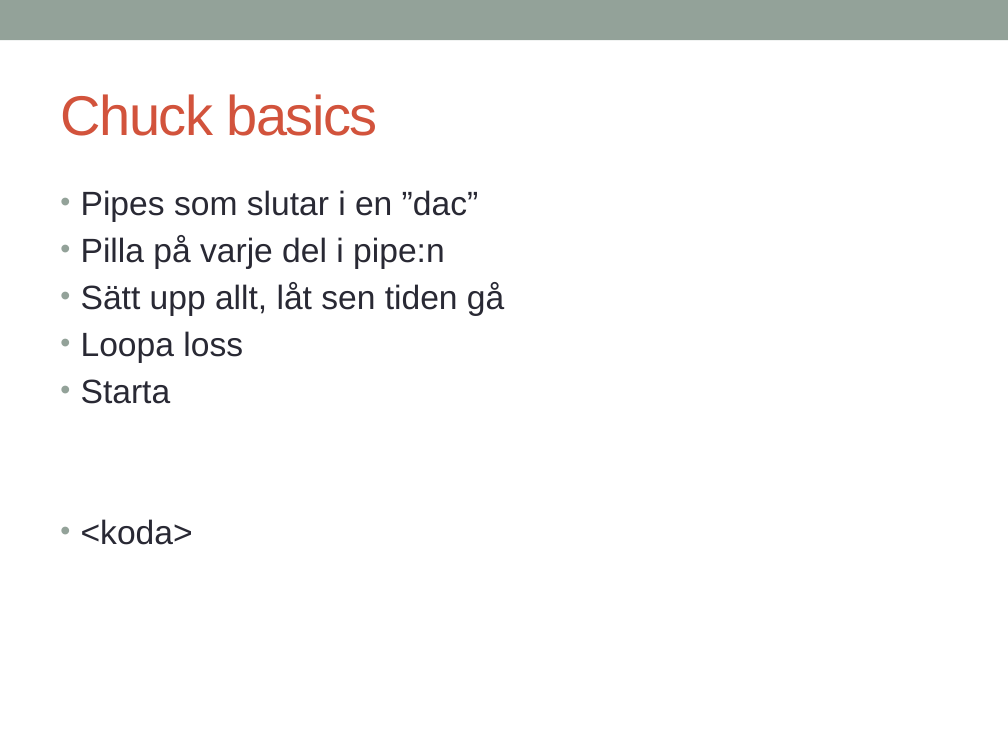
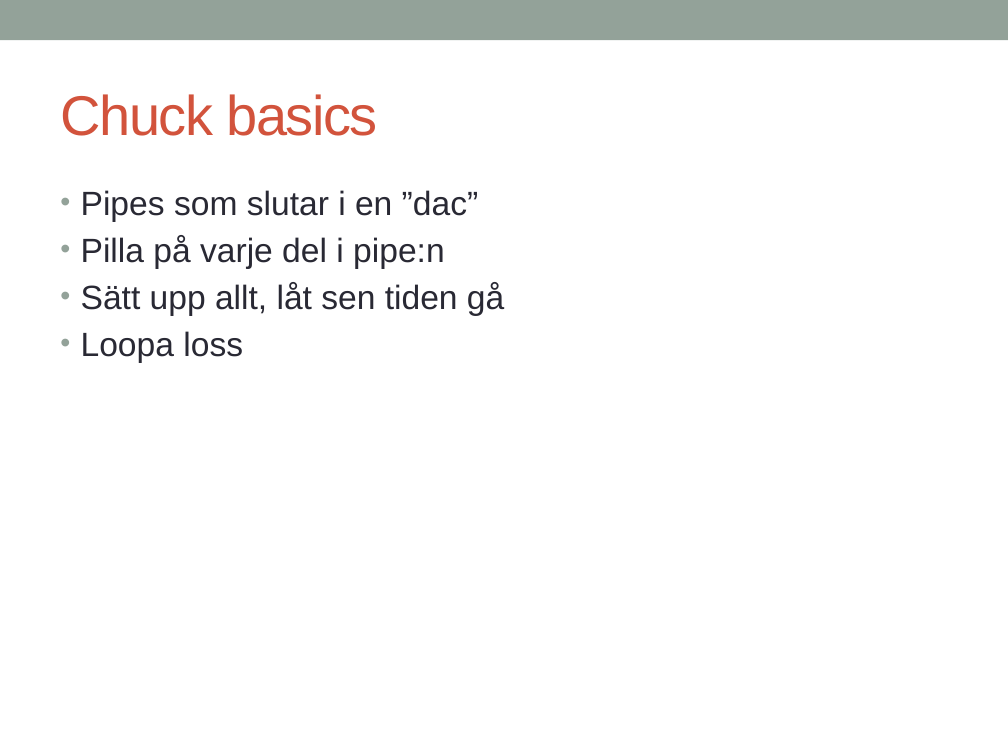
Before and after one commit to melke/makinmusic, a slide deck: slide 3 of chuck.pptx. Drawn at 1008x756 pixels with LibreOffice and Linux fonts; fonts in the diff are those of the drawing. Boxes give left, top, right and bottom in pixels: in the first picture for what was removed or moved away, otherwise in the second. Text is boxed around its words. In the diff, an @@ line names an element or a change of style, - is before the commit and + after.

```diff
--- a/chuck.pptx
+++ b/chuck.pptx
@@ text at <box>81,379,193,545</box>: paragraphs removed @@
-• Starta
-• <koda>
```
Also in this commit, not shown: 10 other slides changed, 3 slides added, 4 slides removed, 9 other files.
